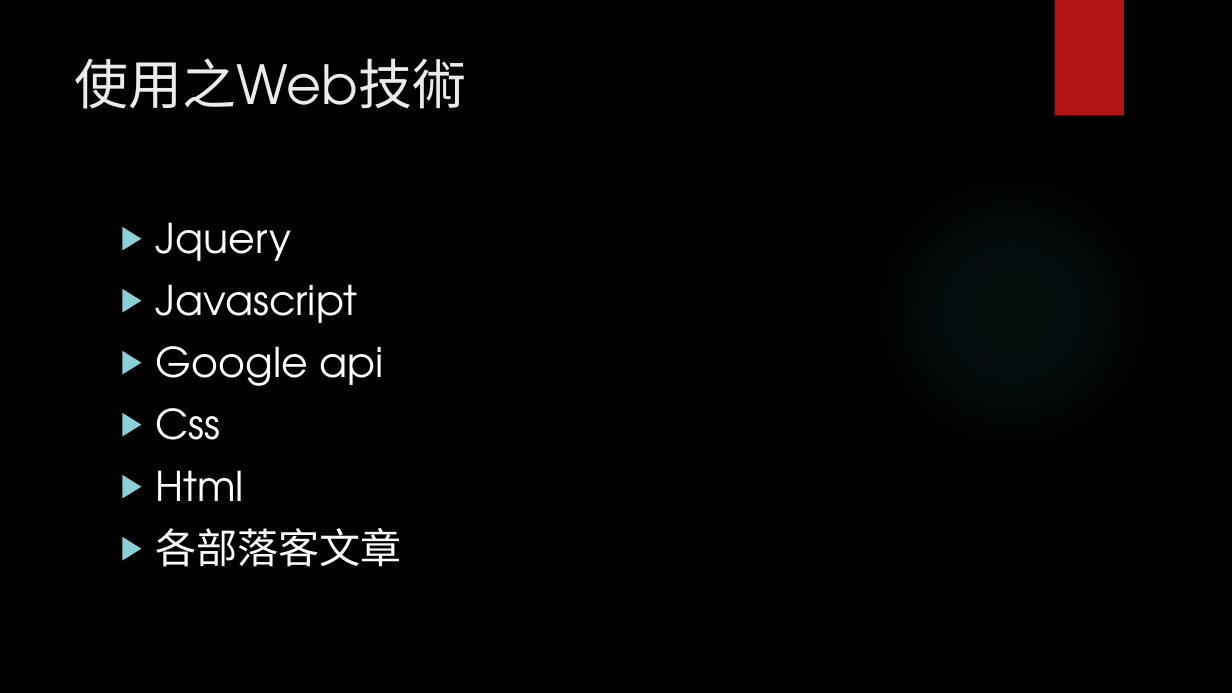
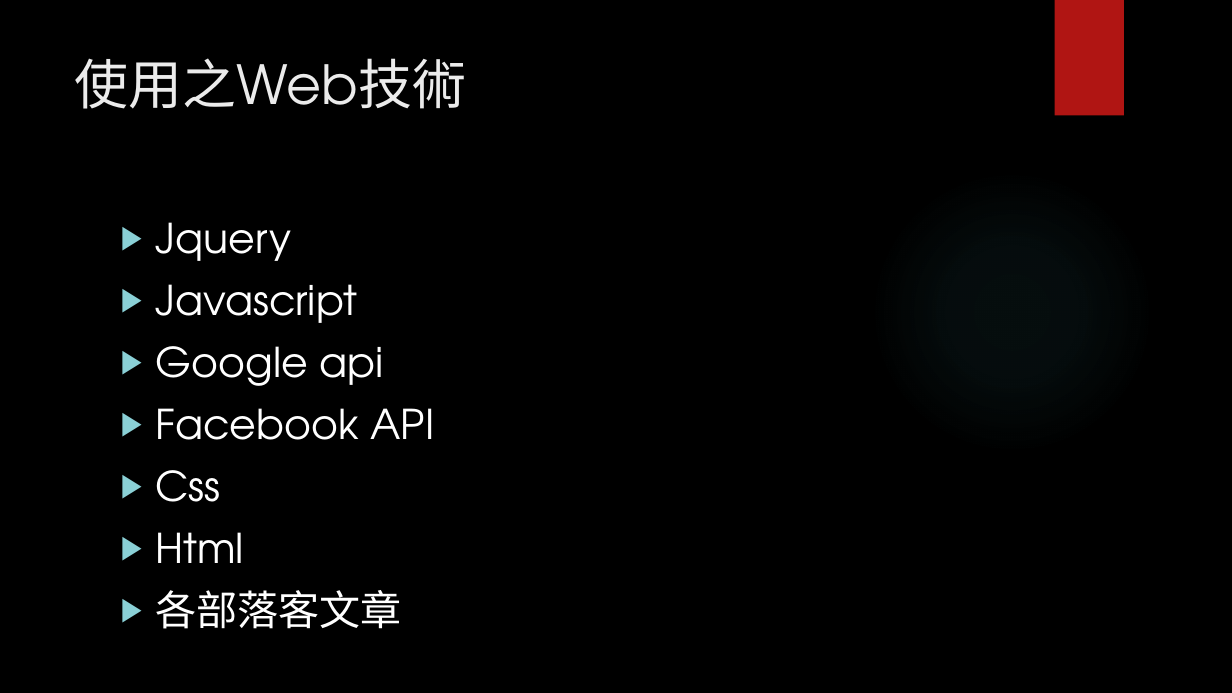
Before and after one commit to Yaoderrr/keelungfood, a slide deck: slide 4 of 報告.pptx. Drawn at 1232x693 pixels with LibreOffice and Linux fonts; fonts in the diff are those of the drawing; background and template pictures are left out. Boxes give left, top, right and bottom in pixels: in the first picture for what was removed or moved away, otherwise in the second. Text is boxed around its words. In the diff, an @@ line names an element or a change of style, - is before the commit and + after.

```diff
--- a/報告.pptx
+++ b/報告.pptx
@@ text at (155,408,434,440): paragraph added @@
+▶ Facebook API
```
Also in this commit, not shown: 3 other slides changed, 1 slide added, 5 other files.
